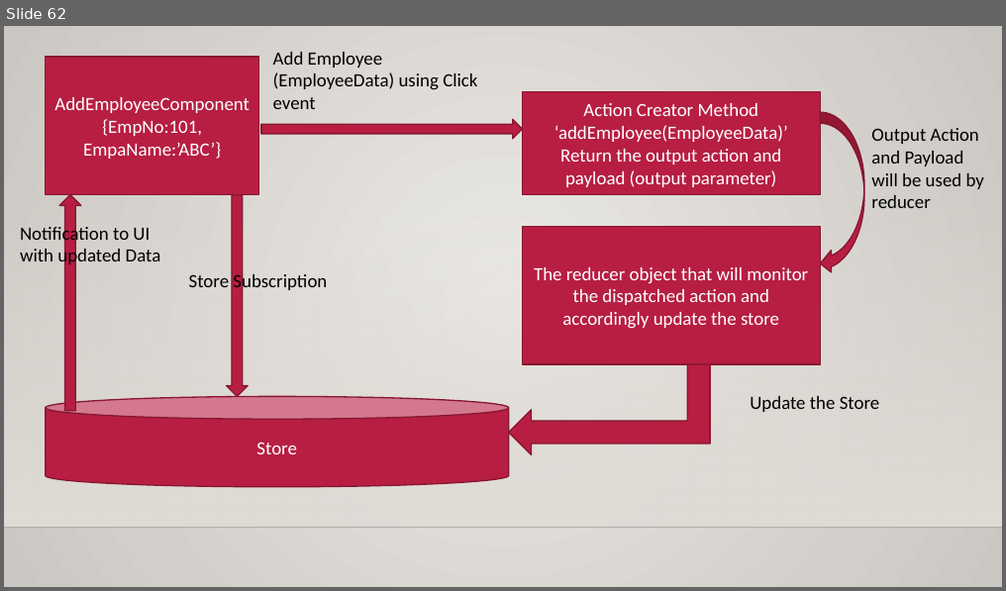
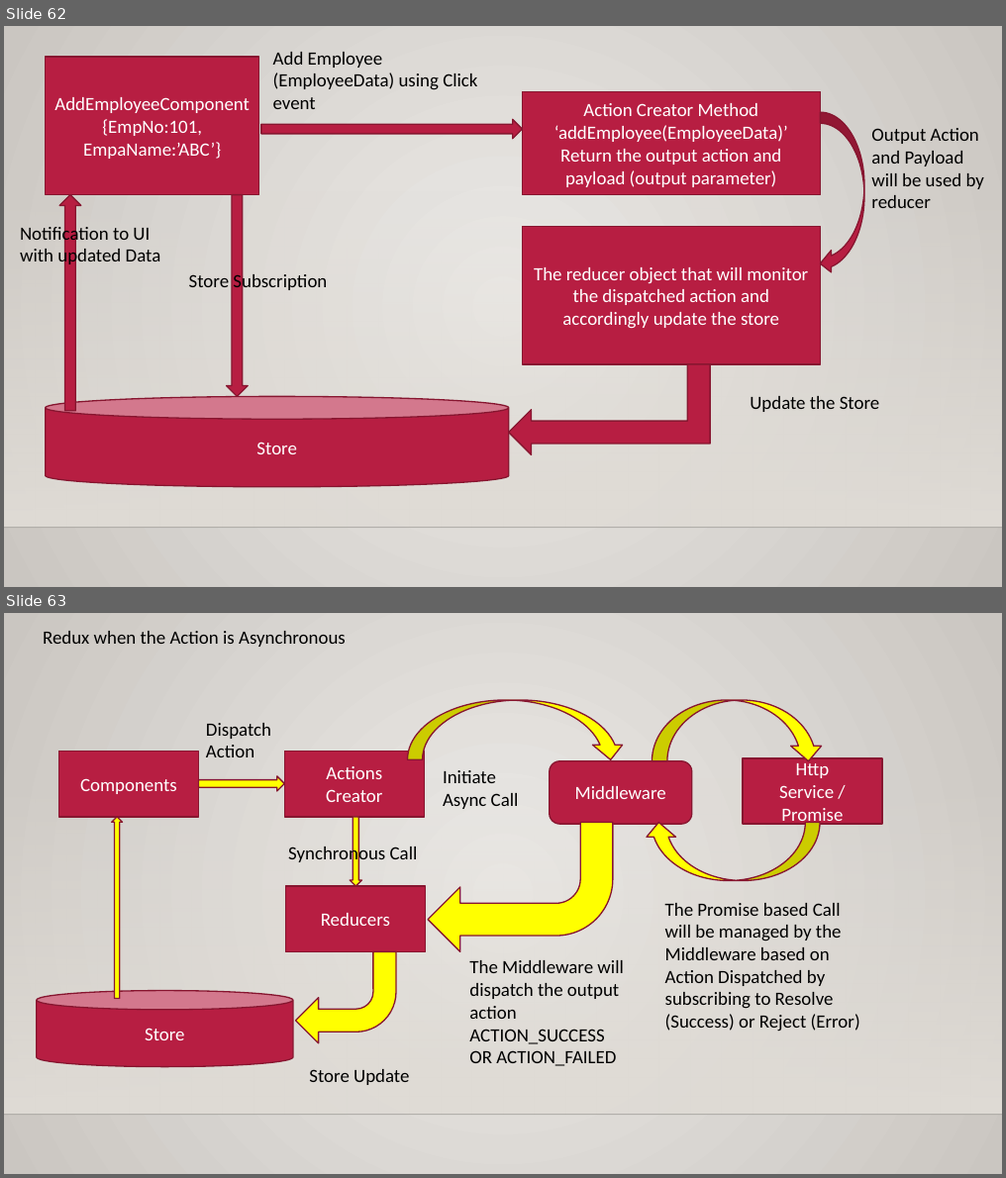
Before and after one commit to maheshsabnis/blazejan2021, a slide deck: Training_Notes_PPTs.pptx. Shown one above the other, each under a label of ours: slide 62 before the commit, slides 62 and 63 after it. The pictures are 1006x591 and 1006x1178 pixels, drawn with LibreOffice and Linux fonts; fonts in the diff are those of the drawing; background and template pictures are left out. Boxes give left, top, right and bottom in pixels: in the first picture for what was removed or moved away, otherwise in the second. Text is boxed around its words. In the diff, an @@ line names an element or a change of style, - is before the commit and + after.

Commit message:
Redux

```diff
--- a/Training_Notes_PPTs.pptx
+++ b/Training_Notes_PPTs.pptx
@@ slide 63 added at [4, 613, 1002, 1174], background gradient #ECEAE7 to #CAC7C1; not listed: 2 template elements that a slide beside it also shows @@
@@ text added at [43, 631, 346, 647], 18 pt, text #000000 @@
+Redux when the Action is Asynchronous
@@ curved down arrow added at [408, 700, 626, 760], fill #FFFF00, outline #871631 1.25 pt @@
@@ curved down arrow added at [652, 700, 825, 761], fill #FFFF00, outline #871631 1.25 pt @@
@@ text added at [206, 723, 271, 758], 18 pt, text #000000 @@
+Dispatch Action
@@ rectangle added at [58, 752, 199, 817], fill #B71E42, outline #871631 1.25 pt, 18 pt, text #FFFFFF @@
+Components
@@ rectangle added at [285, 752, 425, 817], fill #B71E42, outline #871631 1.25 pt, 18 pt, text #FFFFFF @@
+Actions
+Creator
@@ rectangle added at [743, 759, 883, 824], fill #B71E42, outline #871631 1.25 pt, 18 pt, text #FFFFFF @@
+Http
+Service / Promise
@@ right arrow added at [199, 776, 285, 791], fill #FFFF00, outline #871631 1.25 pt @@
@@ text added at [443, 770, 519, 809], 18 pt, text #000000 @@
+Initiate Async Call
@@ rounded rectangle added at [549, 761, 692, 824], fill #B71E42, outline #871631 1.25 pt, 18 pt, text #FFFFFF @@
+Middleware
@@ up arrow added at [112, 817, 122, 998], fill #FFFF00, outline #871631 1.25 pt @@
@@ down arrow added at [350, 817, 361, 886], fill #FFFF00, outline #871631 1.25 pt @@
@@ text added at [288, 844, 418, 864], 18 pt, text #000000 @@
+Synchronous Call
@@ bent arrow added at [428, 823, 613, 953], fill #FFFF00, outline #871631 1.25 pt @@
@@ curved down arrow added at [645, 823, 820, 881], fill #FFFF00, outline #871631 1.25 pt @@
@@ rectangle added at [285, 886, 426, 953], fill #B71E42, outline #871631 1.25 pt, 18 pt, text #FFFFFF @@
+Reducers
@@ text added at [665, 903, 860, 1032], 18 pt, text #000000 @@
+The Promise based Call will be managed by the Middleware based on Action Dispatched by subscribing to Resolve (Success) or Reject (Error)
@@ bent arrow added at [296, 953, 396, 1044], fill #FFFF00, outline #871631 1.25 pt @@
@@ text added at [469, 960, 623, 1066], 18 pt, text #000000 @@
+The Middleware will dispatch the output action
+ACTION_SUCCESS OR ACTION_FAILED
@@ cylinder added at [37, 991, 293, 1067], fill #B71E42, outline #871631 1.25 pt, 18 pt, text #FFFFFF @@
+Store
@@ text added at [309, 1069, 409, 1085], 18 pt, text #000000 @@
+Store Update
```
Also in this commit, not shown: 10 other files.
